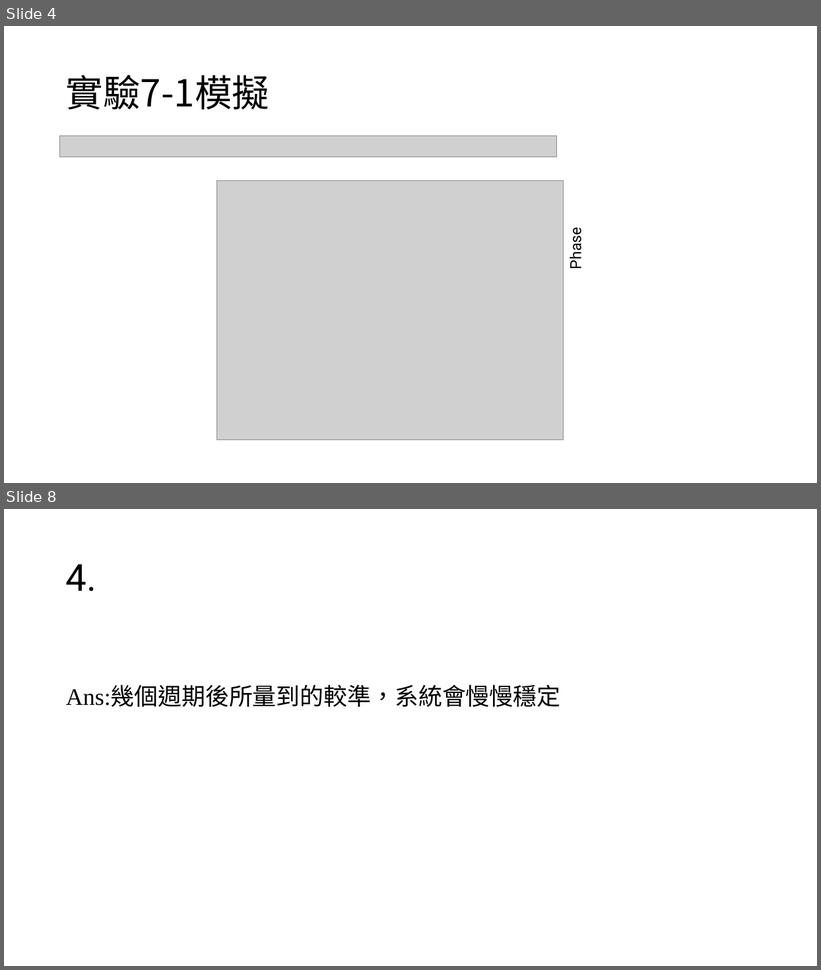
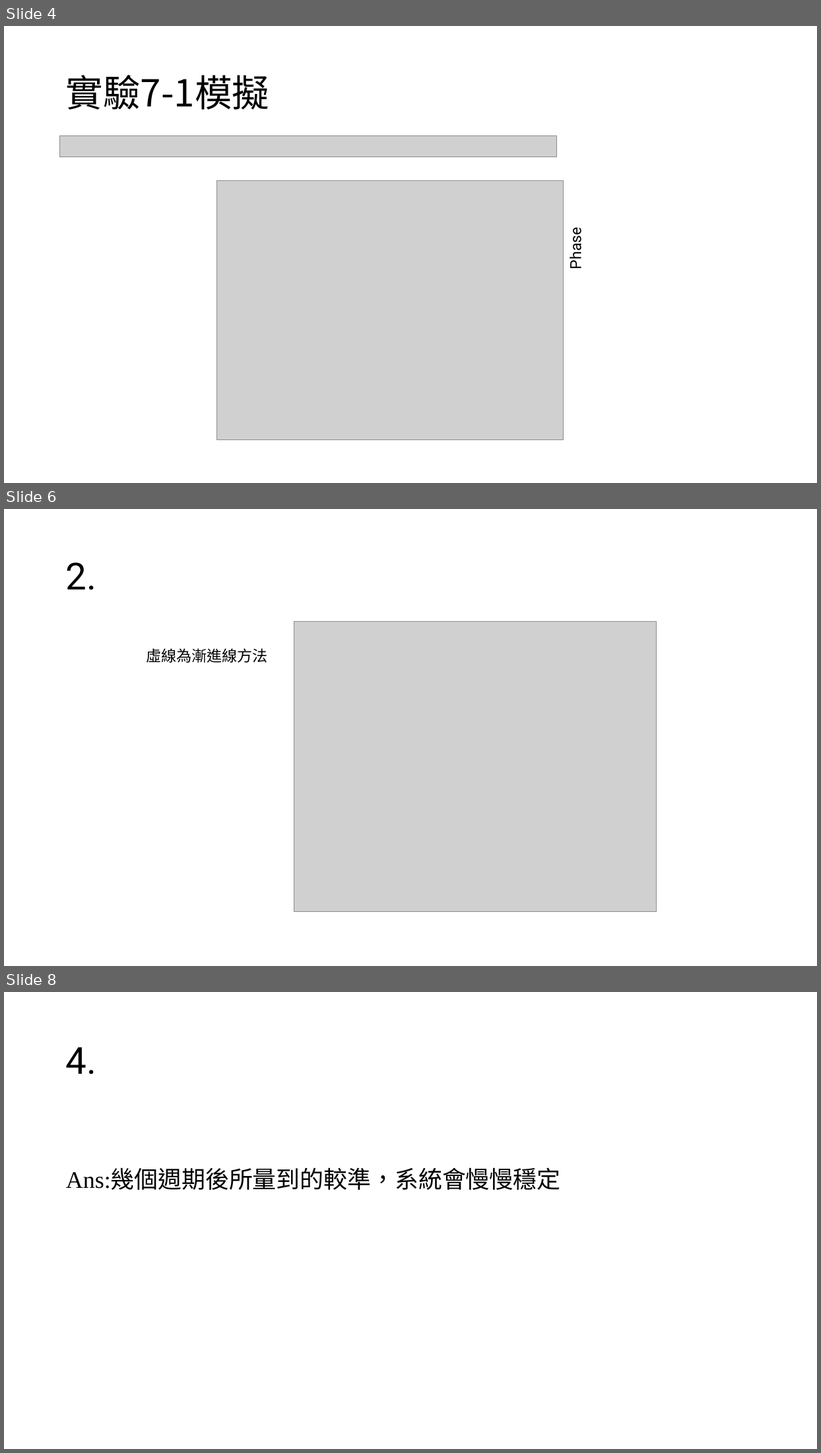
Before and after one commit to yeyi58095/control_lab, a slide deck: 實驗七/presentation/實驗七_第二組_葉彥辰_郭亮佑_蘇昱嘉.pptx. Shown one above the other, each under a label of ours: slides 4 and 8 before the commit, slides 4, 6 and 8 after it; the slides between them are not shown. The pictures are 821x970 and 821x1453 pixels, drawn with LibreOffice and Linux fonts; fonts in the diff are those of the drawing; grey boxes stand for pictures. Boxes give left, top, right and bottom in pixels: in the first picture for what was removed or moved away, otherwise in the second. Text is boxed around its words. In the diff, an @@ line names an element or a change of style, - is before the commit and + after.

Commit message:
final lab 8 ppt update

```diff
--- a/實驗七/presentation/實驗七_第二組_葉彥辰_郭亮佑_蘇昱嘉.pptx
+++ b/實驗七/presentation/實驗七_第二組_葉彥辰_郭亮佑_蘇昱嘉.pptx
@@ slide 6 added at (4,509,817,966), background #FFFFFF @@
@@ title added at (66,562,97,590), 44 pt, text #000000 @@
+2.
@@ picture added at (294,622,657,912) @@
@@ text added at (146,648,268,663), 18 pt, text #000000 @@
+虛線為漸進線方法
```
Also in this commit, not shown: 1 slide changed, 1 other slide added, 2 slides removed, 9 other files.
